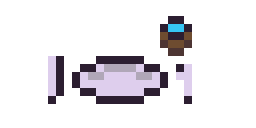
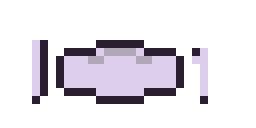
The second w=256, h=128 image is a revision of the first. Changes to its layers:
added layer "Layer #2" above "Layer #1" over [32, 40, 208, 104]
hid "Layer #1" over [48, 16, 192, 104]
